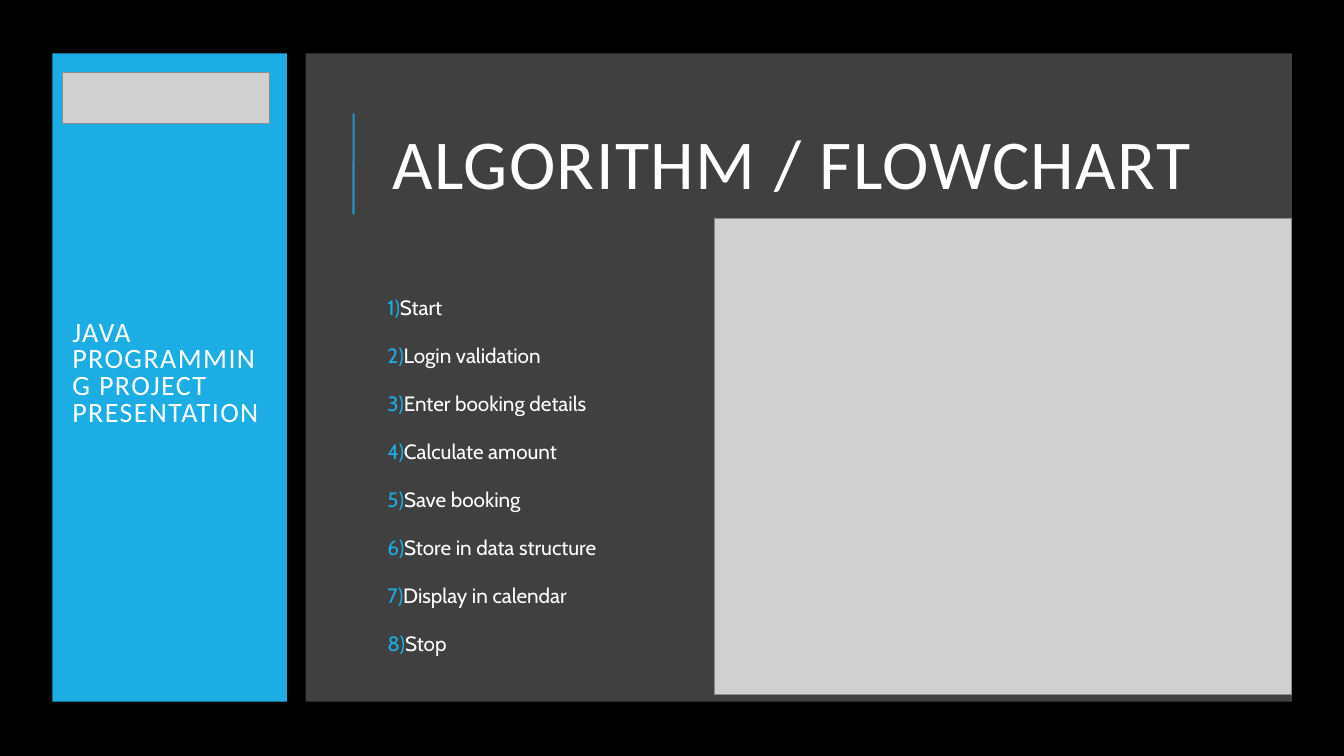
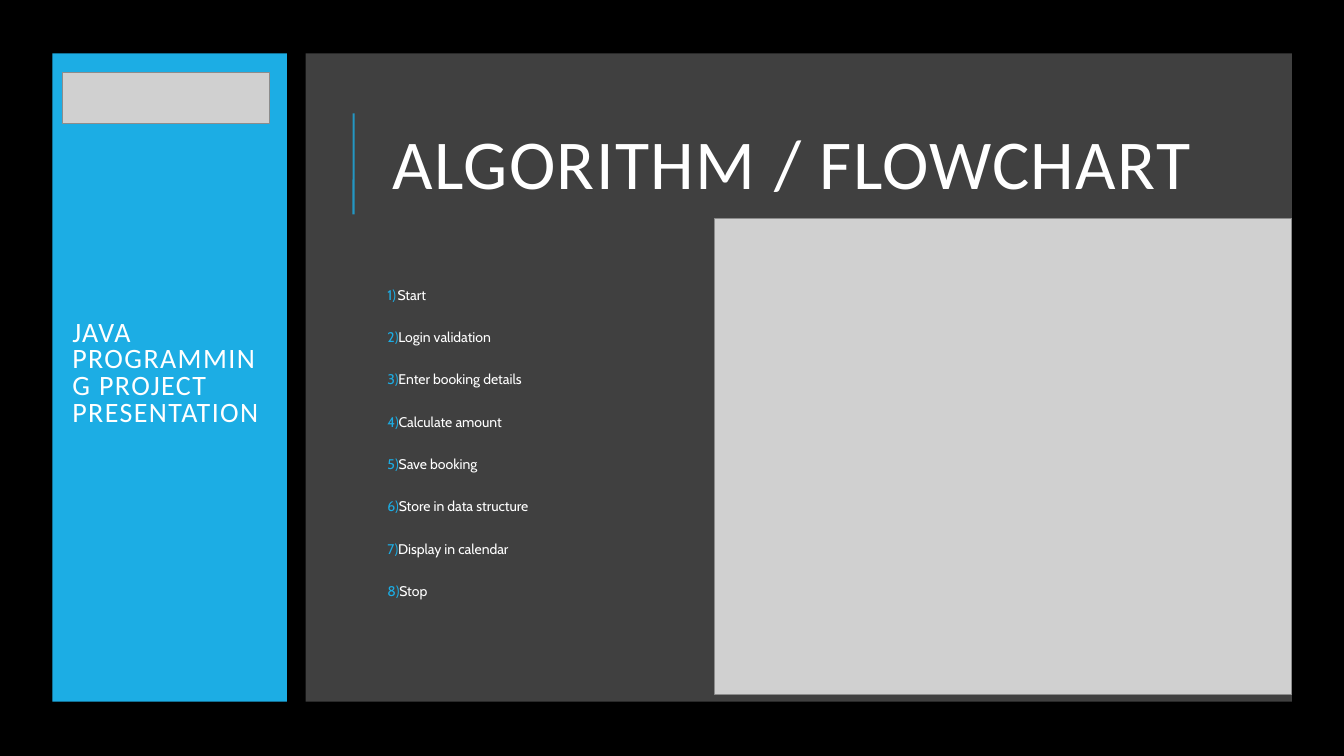
Before and after one commit to Kashini09/Java-Programming, a slide deck: slide 8 of Kashini_javaprojectppt.pptx. Drawn at 1344x756 pixels with LibreOffice and Linux fonts; fonts in the diff are those of the drawing; grey boxes stand for pictures. Boxes give left, top, right and bottom in pixels: in the first picture for what was removed or moved away, otherwise in the second. Text is boxed around its words. In the diff, an @@ line names an element or a change of style, - is before the commit and + after.

```diff
--- a/Kashini_javaprojectppt.pptx
+++ b/Kashini_javaprojectppt.pptx
@@ text "Start" at box(387, 290, 528, 600): size 14.8 to 10 pt @@
```
Also in this commit, not shown: 4 other slides changed.
